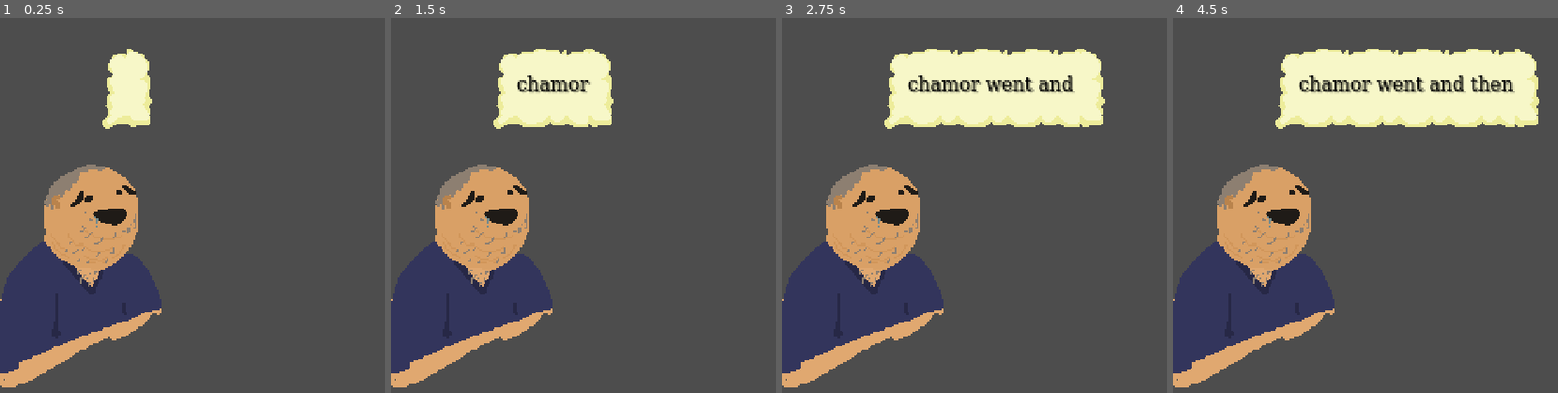
Above: before the commit, frames 1-4 (left to right).
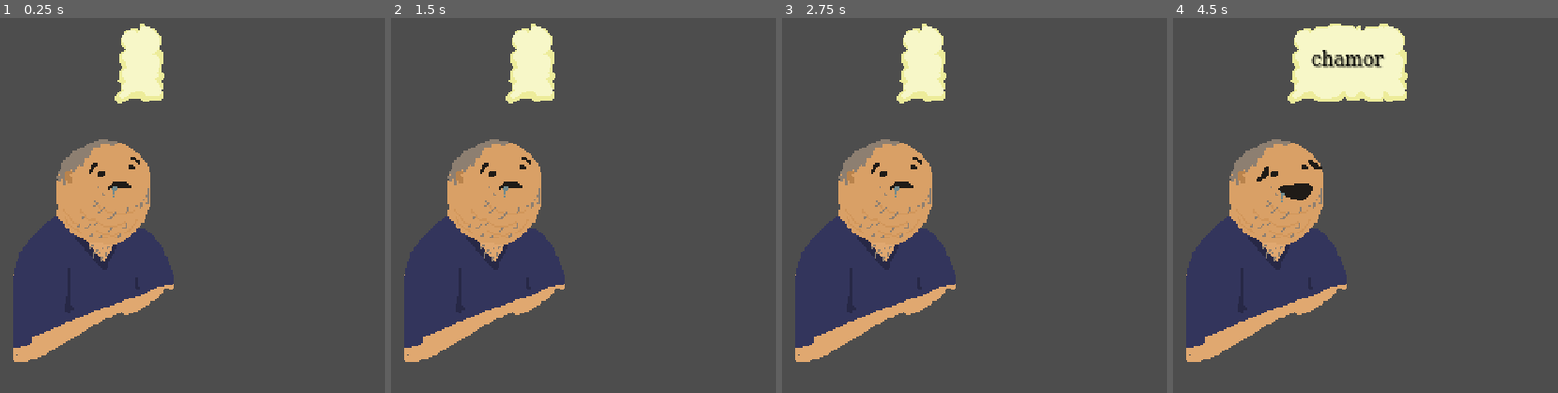
Above: after the commit, the same moments.

Repository: Guy-Michael/dead-jokes
Game: Godot game, scene res://Nodes/node_dad.tscn
Two runs of this game, one before a commit and one after it. Both use one fixed random seed, a clock stepped at 60 frames per second and the inputs below. This scene is started directly instead of the project's main scene.
Inputs (mouse positions are in pixels of both pictures, inside the frame that each line leads up to):
- Up to frame 1 (0.25 s): no input
- Up to frame 2 (1.5 s): tap Enter at 0.5 s; move the mouse to (outside the picture) at 0.52 s; press the mouse at (outside the picture) at 0.53 s; move the mouse to (618, 213) at 1.27 s; release the mouse at (618, 213) at 1.28 s; click (618, 213) at 1.35 s
- Up to frame 3 (2.75 s): move the mouse to (outside the picture) at 2.02 s; press the mouse at (outside the picture) at 2.03 s
- Up to frame 4 (4.5 s): move the mouse to (1511, 276) at 2.77 s; release the mouse at (1511, 276) at 2.78 s; click (1511, 276) at 2.85 s; tap Space at 3.5 s; move the mouse to (outside the picture) at 3.52 s; press the mouse at (outside the picture) at 3.53 s; move the mouse to (1323, 126) at 4.27 s; release the mouse at (1323, 126) at 4.28 s; click (1323, 126) at 4.35 s

The runs differ from the first frame. In frame 1, 13% of the frame differs, in the area x 0-46%, y 1-99%; in frame 2, 16%; in frame 3, 21%; in frame 4, 24%, in the area x 0-96%, y 1-99%.

Commit message:
dad sprites

Diff:
--- a/Nodes/node_dad.tscn
+++ b/Nodes/node_dad.tscn
@@ -1,6 +1,6 @@
 [gd_scene load_steps=8 format=3 uid="uid://cc6nt4n6ymqrq"]
 
-[ext_resource type="Texture2D" uid="uid://cy153elteuiog" path="res://Sprites/dad left talk.png" id="1_ucgjk"]
+[ext_resource type="Texture2D" uid="uid://fdpiogo0tk5" path="res://Sprites/dad left.png" id="1_livho"]
 [ext_resource type="Script" path="res://Nodes/script_dad.gd" id="2_l4x7i"]
 [ext_resource type="PackedScene" uid="uid://c70ghln7n3qxg" path="res://itai dev/text_box.tscn" id="2_orbi0"]
 [ext_resource type="Resource" uid="uid://d8bc33wm342e" path="res://jokes/joke_aba.tres" id="3_afm62"]
@@ -10,9 +10,8 @@
 [sub_resource type="RectangleShape2D" id="RectangleShape2D_12uel"]
 size = Vector2(146, 74)
 
-[node name="NodeDad" type="Sprite2D"]
-position = Vector2(240, 136)
-texture = ExtResource("1_ucgjk")
+[node name="NodeDad" type="Node2D"]
+position = Vector2(248, 120)
 script = ExtResource("2_l4x7i")
 jokes = Array[Resource("res://Nodes/script_joke.gd")]([ExtResource("4_8raph"), ExtResource("4_peivc"), ExtResource("3_afm62")])
 
@@ -29,6 +28,11 @@
 
 [node name="timer" type="Timer" parent="."]
 process_callback = 0
+wait_time = 4.0
 one_shot = true
 
+[node name="sprite" type="Sprite2D" parent="."]
+texture = ExtResource("1_livho")
+hframes = 3
+
 [connection signal="timeout" from="timer" to="." method="_on_timer_timeout"]
--- a/Nodes/script_dad.gd
+++ b/Nodes/script_dad.gd
@@ -1,4 +1,4 @@
-extends Sprite2D
+extends Node2D
 class_name class_dad
 
 enum DAD_STATES{
@@ -12,6 +12,7 @@
 var current_joke = -1
 @onready var my_timer = $timer
 @onready var my_textbox = $TextBox
+@onready var my_sprite = $sprite
 @onready var rnd = RandomNumberGenerator.new()
 @onready var state = DAD_STATES.off
 
@@ -49,7 +50,6 @@
 			print("dead dad stays dead")
 
 
-
 func switch_state(new_state : DAD_STATES):
 	state = new_state
 
@@ -60,6 +60,7 @@
 			var num = rnd.randf_range(2.0, 6.0)
 			print("cooldown set to " + str(num))
 			my_timer.start(num)
+			my_sprite.set_frame(0)
 
 		DAD_STATES.joke:
 			#start a joke
@@ -78,7 +79,10 @@
 			state = DAD_STATES.joke
 			print("timer: " + str(_line.time))
 			my_timer.start(_line.time)
+			my_sprite.set_frame(1)
 
 		DAD_STATES.dead:
 			print("died")
+			my_textbox.display_text("")
+			my_sprite.set_frame(2)
 			#change sprite
--- a/Scripts/script_joke_line.gd
+++ b/Scripts/script_joke_line.gd
@@ -2,5 +2,5 @@
 class_name class_joke_line
 
 @export var text = ""
-@export var time = 6.0
+@export var time = 3.0
 #@export var accepted_indexes : Array[globals.] = []
--- a/jokes/joke_aba.tres
+++ b/jokes/joke_aba.tres
@@ -6,12 +6,12 @@
 [sub_resource type="Resource" id="Resource_3m7bk"]
 script = ExtResource("1_oilq6")
 text = "whos aba"
-time = 4.0
+time = 6.0
 
 [sub_resource type="Resource" id="Resource_klway"]
 script = ExtResource("1_oilq6")
 text = "karir"
-time = 4.0
+time = 6.0
 
 [resource]
 script = ExtResource("1_rx0yd")
--- a/jokes/joke_chamor.tres
+++ b/jokes/joke_chamor.tres
@@ -6,12 +6,12 @@
 [sub_resource type="Resource" id="Resource_ty7ku"]
 script = ExtResource("1_i3ud1")
 text = "chamor went and then"
-time = 4.0
+time = 6.0
 
 [sub_resource type="Resource" id="Resource_p3roe"]
 script = ExtResource("1_i3ud1")
 text = "horse haha"
-time = 4.0
+time = 6.0
 
 [resource]
 script = ExtResource("2_q24x6")
--- a/jokes/joke_shnizel.tres
+++ b/jokes/joke_shnizel.tres
@@ -6,12 +6,12 @@
 [sub_resource type="Resource" id="Resource_yppru"]
 script = ExtResource("1_lp1pq")
 text = "a man went and then..."
-time = 2.0
+time = 3.0
 
 [sub_resource type="Resource" id="Resource_1fm6n"]
 script = ExtResource("1_lp1pq")
 text = "boom shnizel!"
-time = 2.0
+time = 3.0
 
 [resource]
 script = ExtResource("1_le08i")
Binary file added: Sprites/dad left.png
Not shown, added: Sprites/dad left.png.import
